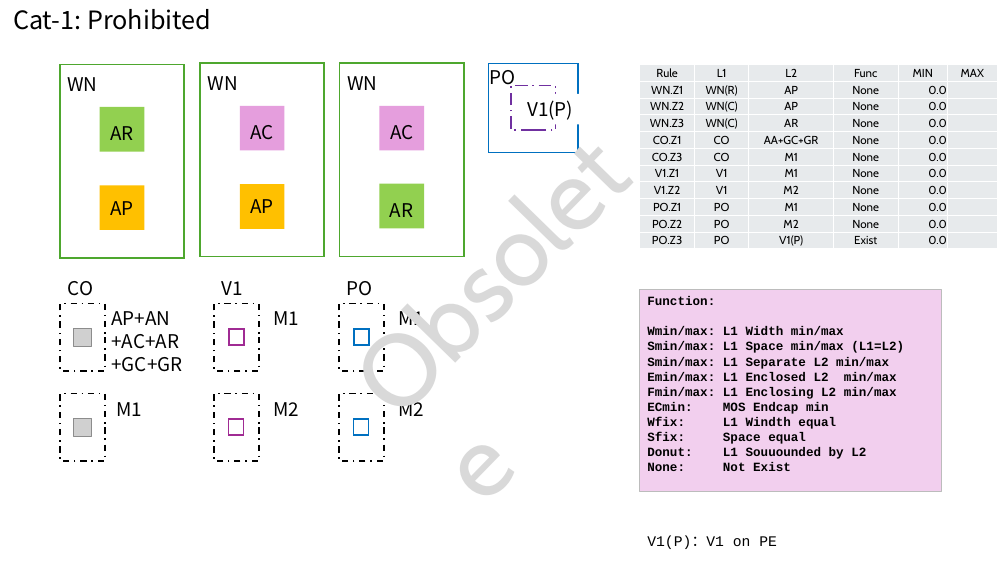
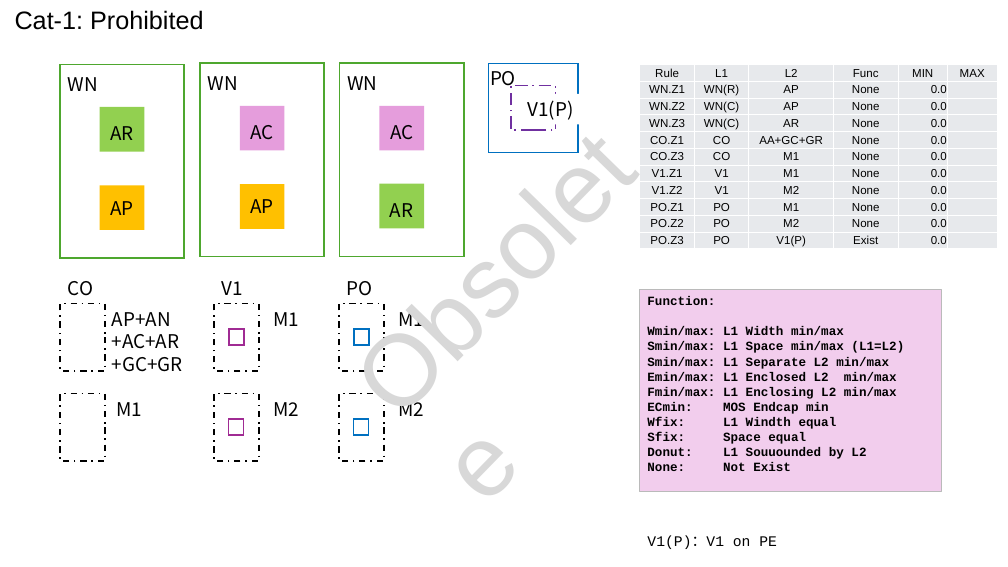
Before and after one commit to OpenSUSI/TR-1um, a slide deck: slide 52 of Document/TR-1um_DRC_summary.pptx. Drawn at 1008x567 pixels with LibreOffice and Linux fonts; fonts in the diff are those of the drawing; grey boxes stand for pictures. Boxes give left, top, right and bottom in pixels: in the first picture for what was removed or moved away, otherwise in the second. Text is boxed around its words. In the diff, an @@ line names an element or a change of style, - is before the commit and + after.

```diff
--- a/Document/TR-1um_DRC_summary.pptx
+++ b/Document/TR-1um_DRC_summary.pptx
@@ text "Cat-1: Prohibited" at [15,10,203,30]: font Noto Sans CJK JP to Arial @@
@@ text "Obsolete" at [319,68,692,446]: font Cabin to Arial, text colour #D9D9D9 to #D8D8D8 @@
@@ table at [640,64,996,312] @@
@@ fill #E8EAED to #E7E9EC in 66 cells @@
@@ font Cabin to Arial @@
@@ rectangle "Function: Wmin/max: L1 Width min/max" at [640,290,941,492]: fill #F2CFEE to #F2CDED; outline #BDBDBD 0.75 pt to #BABABA 0.75 pt @@
@@ picture removed at [73,328,91,346] @@
@@ rectangle added at [73,328,91,346], fill #FFFFFF @@
@@ picture removed at [73,418,91,436] @@
@@ rectangle added at [73,418,91,436], fill #FFFFFF @@
```
Also in this commit, not shown: 58 other slides changed, 14 other files.
